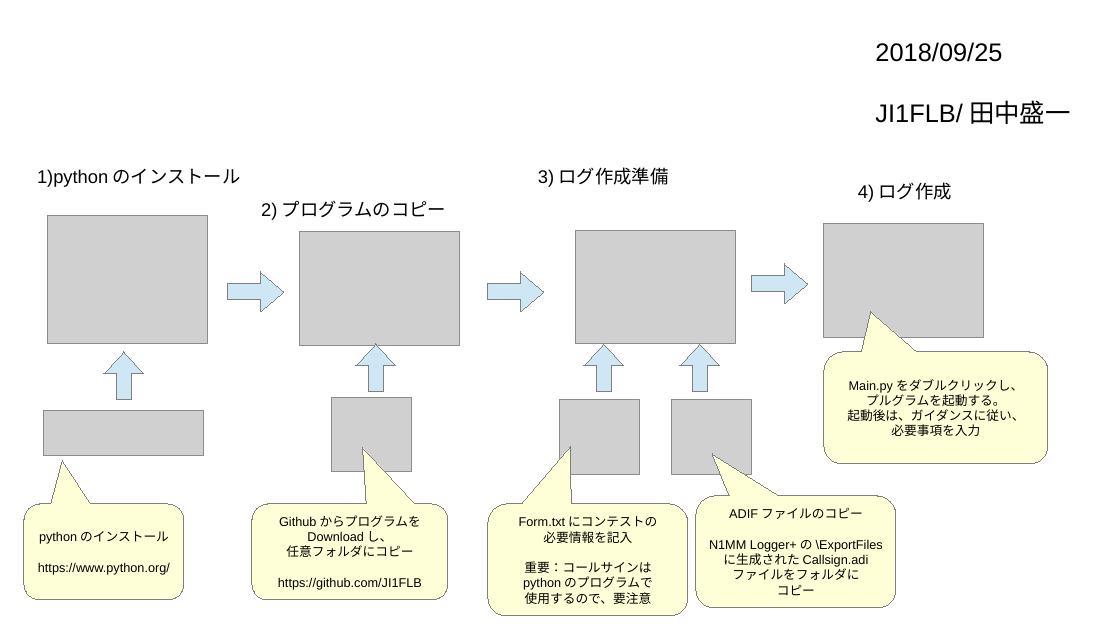
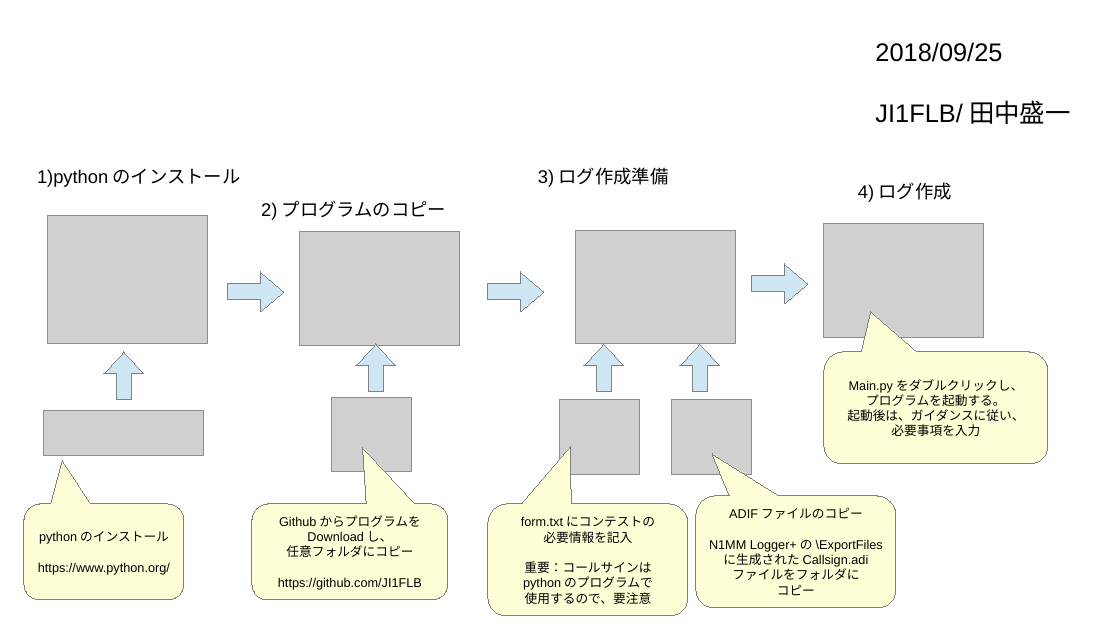
Before and after one commit to JI1FLB/N1MM-Logger-ADIF-file-to-JARL-Contest-log-convertor, a slide deck: slide 1 of 使い方‗20180925.odp. Drawn at 1120x630 pixels with LibreOffice and Linux fonts; fonts in the diff are those of the drawing; grey boxes stand for pictures; background and template pictures are left out. Boxes give left, top, right and bottom in pixels: in the first picture for what was removed or moved away, otherwise in the second. Text is boxed around its words. In the diff, an @@ line names an element or a change of style, - is before the commit and + after.

Commit message:
ツールの使い方

```diff
--- a/使い方‗20180925.odp
+++ b/使い方‗20180925.odp
@@ text in rounded speech box at box(866, 392, 1005, 406): text changed @@
-プルグラムを起動する。
+プログラムを起動する。
@@ text in rounded speech box at box(521, 516, 563, 526): text changed @@
-Form.txtにコンテストの
+form.txtにコンテストの
```
Also in this commit, not shown: 1 other file.
